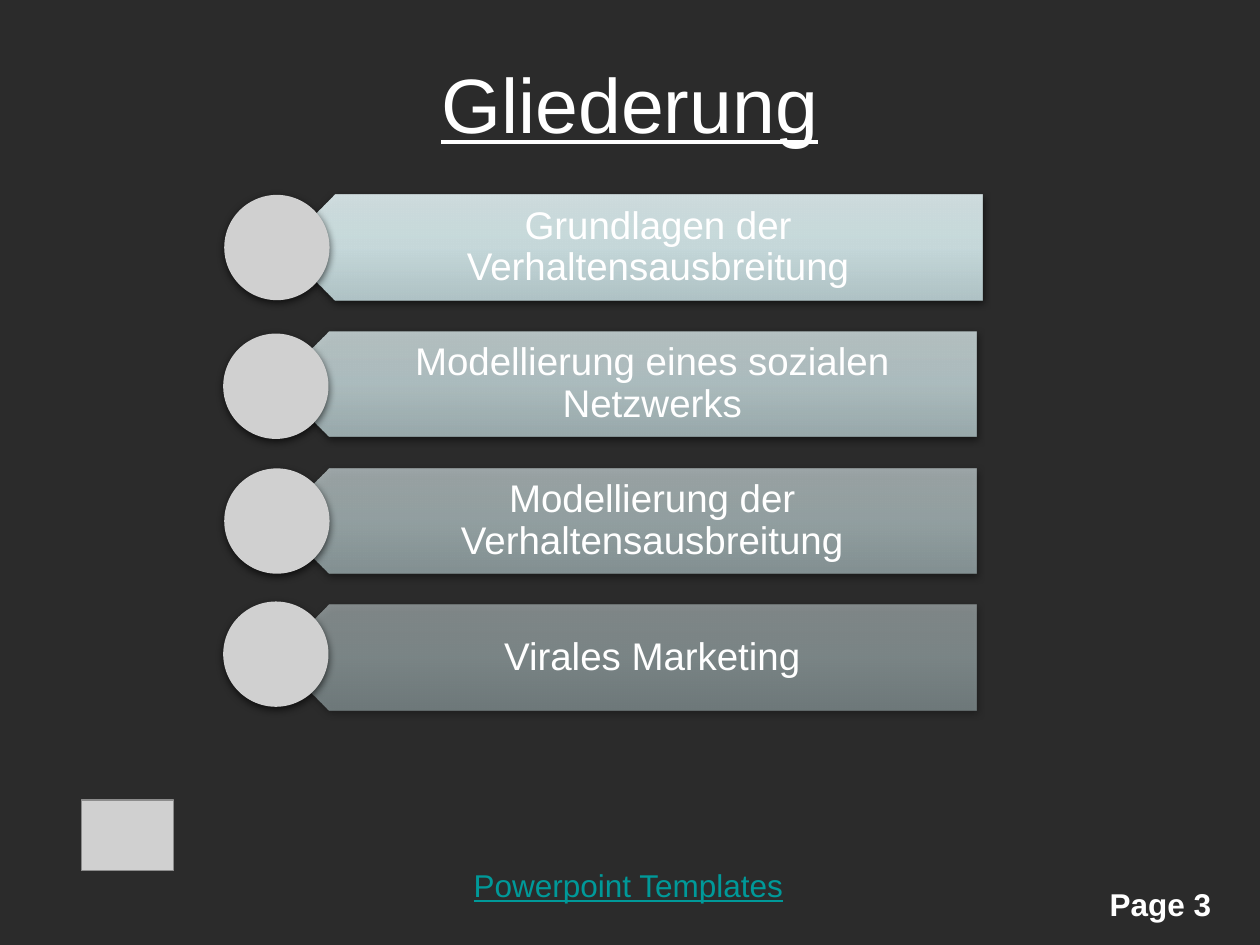
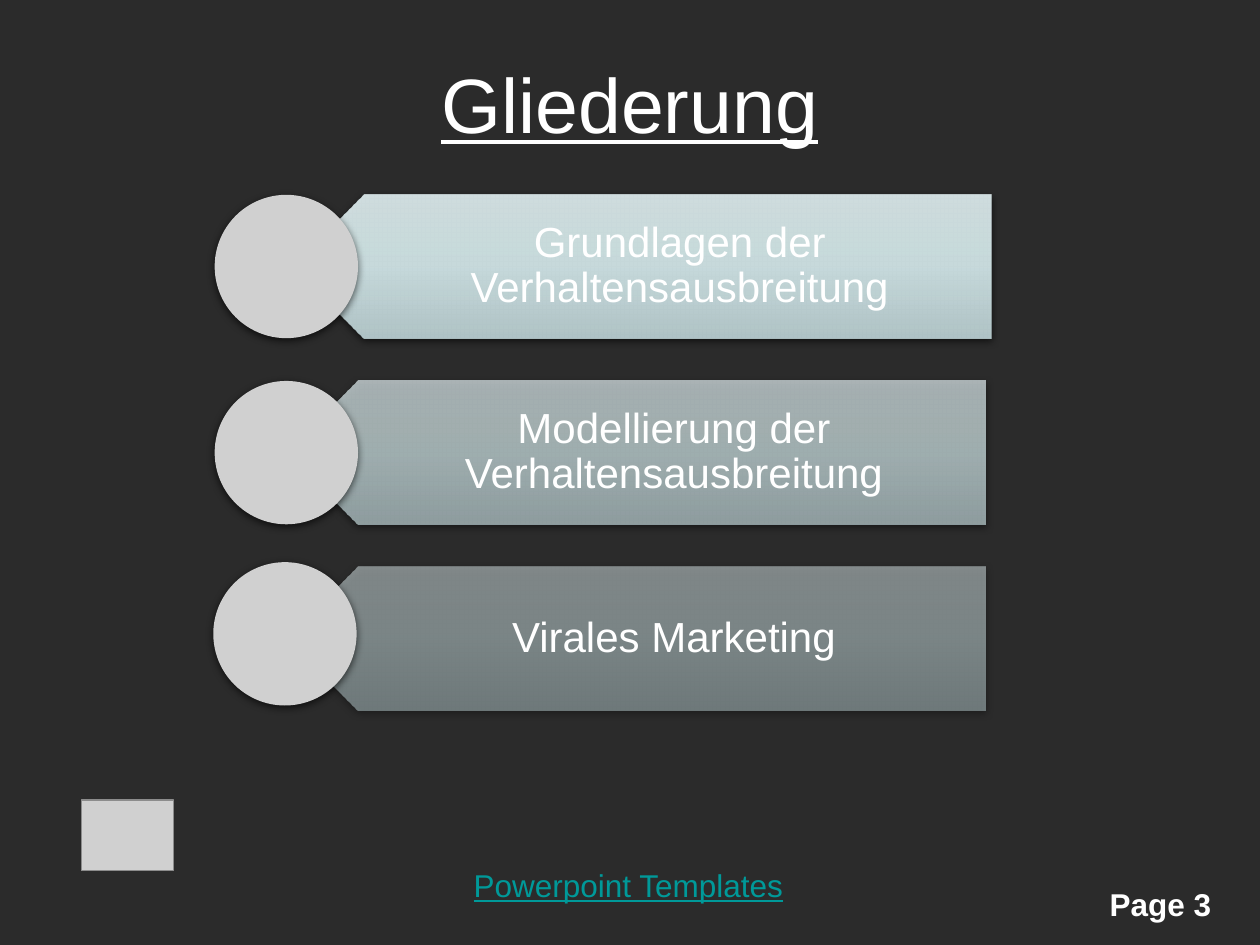
Before and after one commit to BlindSide89/Simple, a slide deck: slide 3 of Presentations/PresentationNEWStyle.pptx. Drawn at 1260x945 pixels with LibreOffice and Linux fonts; fonts in the diff are those of the drawing; grey boxes stand for pictures; background and template pictures are left out; a plain dark background stands for a picture behind light text. Boxes give left, top, right and bottom in pixels: in the first picture for what was removed or moved away, otherwise in the second. Text is boxed around its words. In the diff, an @@ line names an element or a change of style, - is before the commit and + after.

```diff
--- a/Presentations/PresentationNEWStyle.pptx
+++ b/Presentations/PresentationNEWStyle.pptx
@@ picture: place and size @@
-picture at <box>224,195,330,301</box>
+picture at <box>214,195,358,339</box>
@@ pentagon arrow: place and size @@
-pentagon arrow at <box>282,195,982,301</box>
+pentagon arrow at <box>292,195,992,339</box>
@@ text "Grundlagen der Verhaltensausbreitung": place and size @@
-text "Grundlagen der Verhaltensausbreitung" at <box>467,211,849,288</box>
+text "Grundlagen der Verhaltensausbreitung" at <box>471,227,889,310</box>
@@ picture added at <box>214,381,358,524</box> @@
@@ pentagon arrow: place and size @@
-pentagon arrow at <box>277,331,976,437</box>
+pentagon arrow at <box>286,381,985,524</box>
@@ size 22 to 24 pt in 3 elements at <box>471,227,889,310</box>, <box>512,621,835,660</box>, <box>465,412,883,497</box> @@
@@ text "Modellierung der Verhaltensausbreitung": place and size @@
-text "Modellierung der Verhaltensausbreitung" at <box>461,484,843,561</box>
+text "Modellierung der Verhaltensausbreitung" at <box>465,412,883,497</box>
@@ picture: place and size @@
-picture at <box>224,469,330,575</box>
+picture at <box>213,562,357,706</box>
@@ pentagon arrow: place and size @@
-pentagon arrow at <box>277,605,976,711</box>
+pentagon arrow at <box>286,567,985,711</box>
@@ text "Virales Marketing": place and size @@
-text "Virales Marketing" at <box>504,642,801,677</box>
+text "Virales Marketing" at <box>512,621,835,660</box>
@@ group removed at <box>223,334,976,707</box>: 2 pictures, 1 text, 1 pentagon arrow @@
-Modellierung eines sozialen Netzwerks
```
Also in this commit, not shown: 38 other slides changed, 10 slides added, 3 slides removed, 1 other file.
